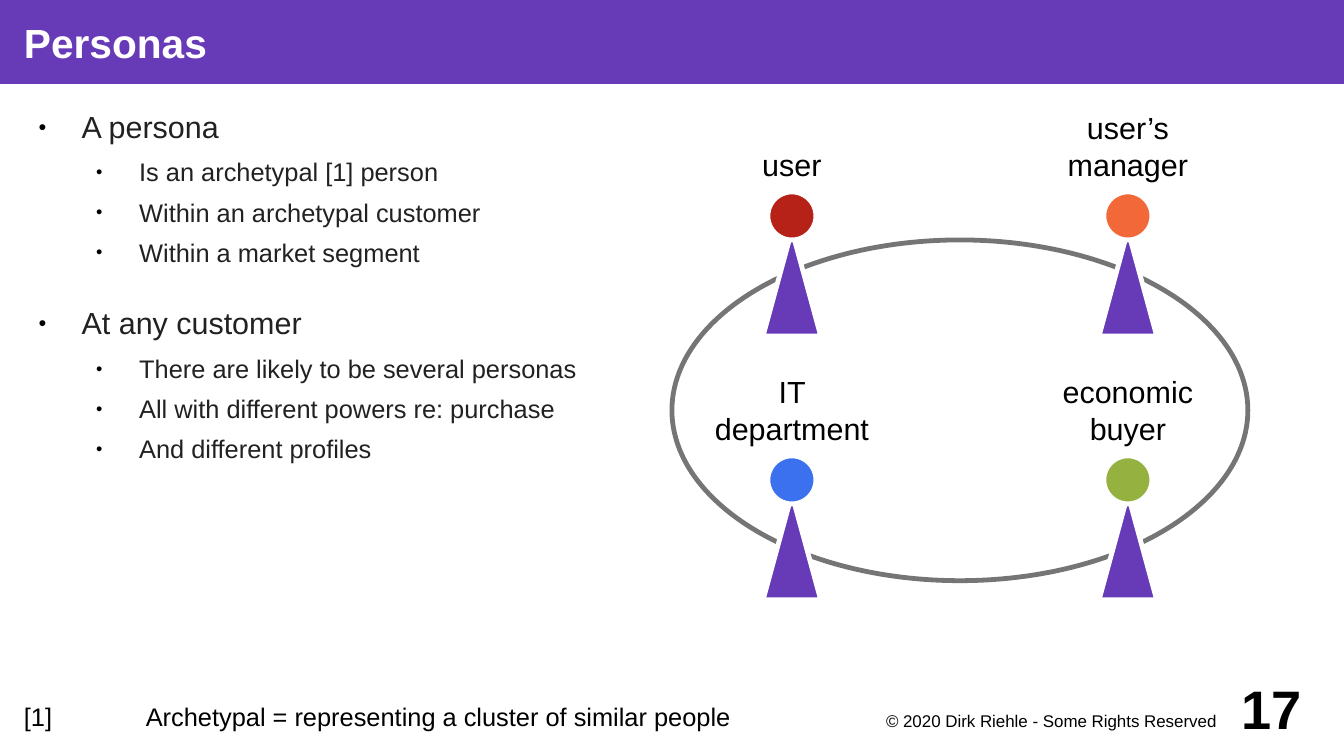
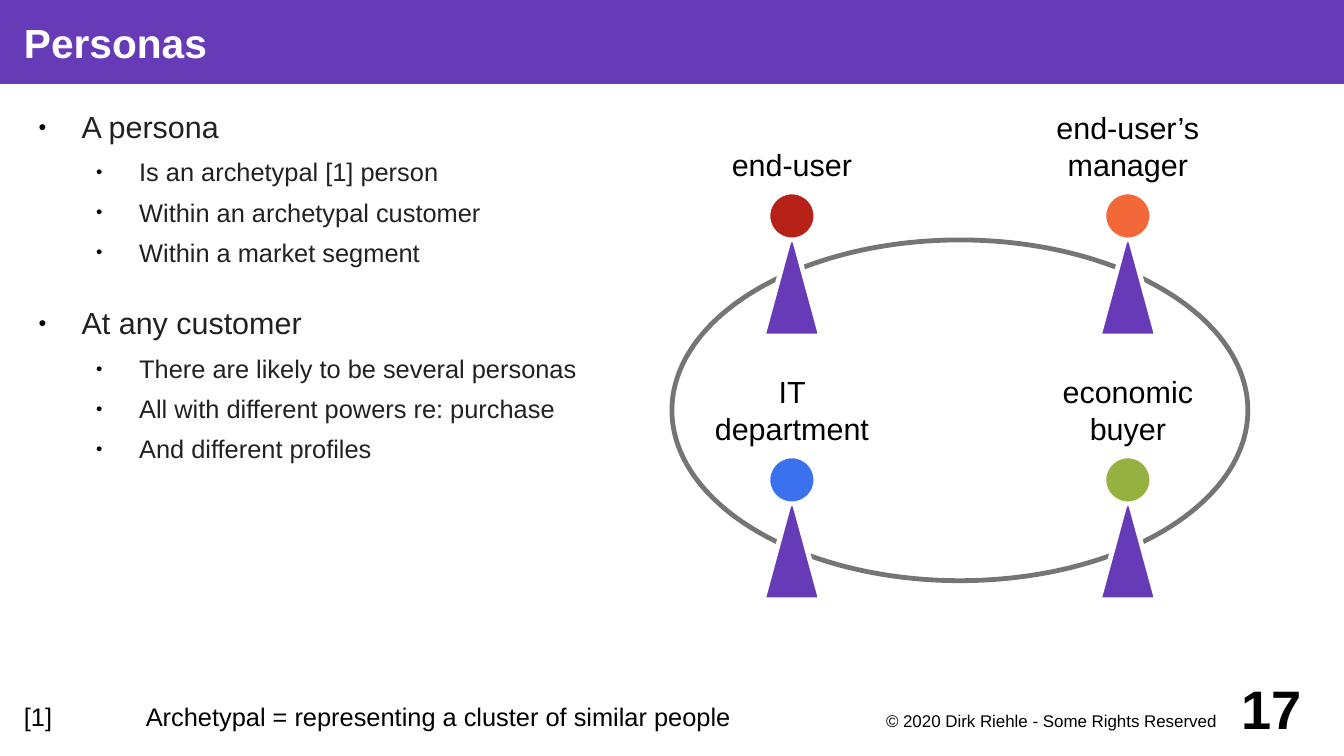
Before and after one commit to dirkriehle/coss-course, a slide deck: slide 17 of Lecture slides/COSS B04 - Business Models.odp. Drawn at 1344x756 pixels with LibreOffice and Linux fonts; fonts in the diff are those of the drawing. Boxes give left, top, right and bottom in pixels: in the first picture for what was removed or moved away, otherwise in the second. Text is boxed around its words. In the diff, an @@ line names an element or a change of style, - is before the commit and + after.

Commit message:
Added slide on user vs. customer

```diff
--- a/Lecture slides/COSS B04 - Business Models.odp
+++ b/Lecture slides/COSS B04 - Business Models.odp
@@ text "end-user’s": place and size @@
-text "end-user’s" at bbox=[1068, 118, 1188, 182]
+text "end-user’s" at bbox=[1056, 117, 1199, 182]
@@ text at bbox=[1056, 117, 1199, 140]: text changed @@
-user’s
+end-user’s
@@ text at bbox=[732, 154, 852, 177]: text changed @@
-user
+end-user
```
Also in this commit, not shown: 1 slide added, 4 other files.
